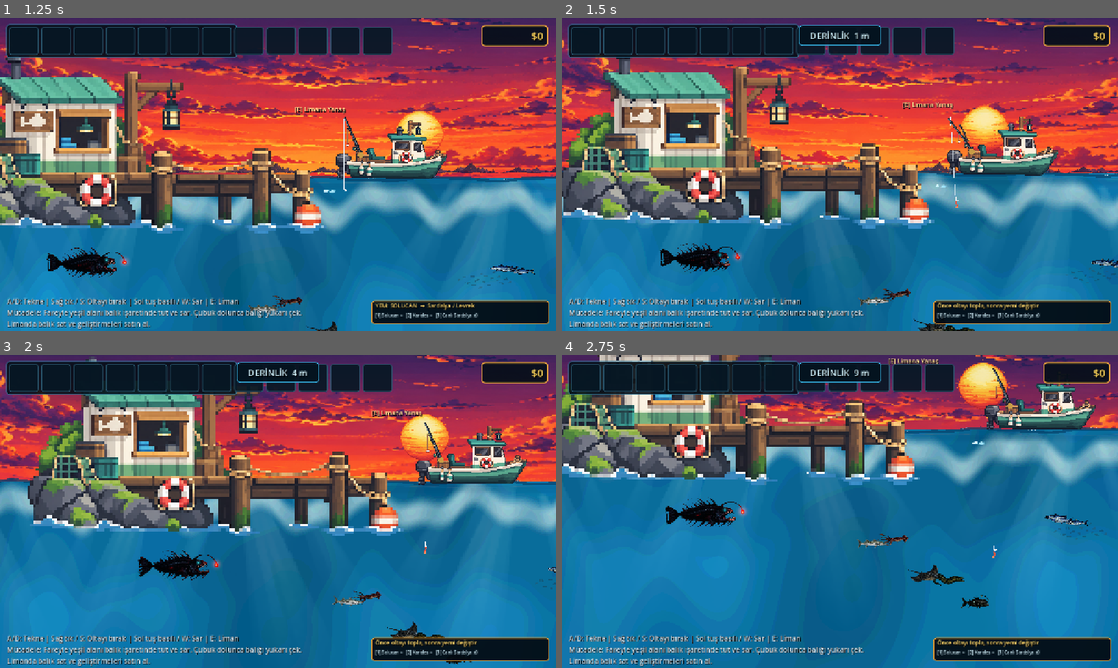
Above: before the commit, frames 1-4 (two rows, left to right).
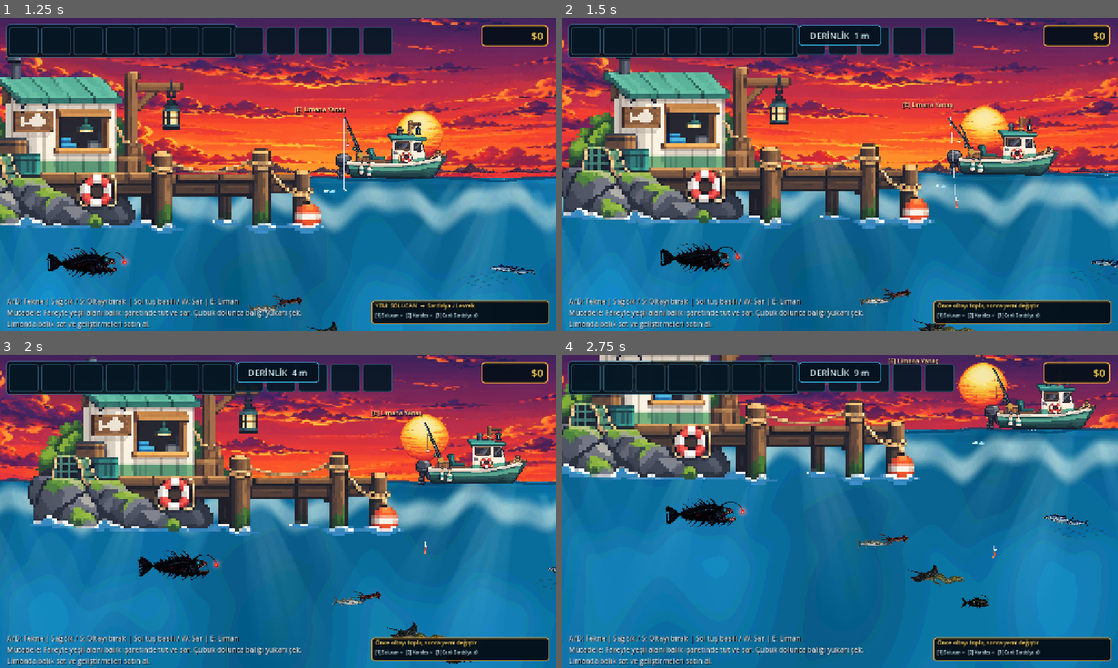
Above: after the commit, the same moments.

Repository: mirackayademir/TinyFisher
Game: Godot game, scene res://scenes/world.tscn
The game is run twice, just before and just after one commit, with the same random seed, the same clock (stepped at 60 frames per second) and the same inputs.
Inputs (mouse positions are in pixels of both pictures, inside the frame that each line leads up to):
- Up to frame 1 (1.25 s): tap Enter at 0.5 s; move the mouse to (400, 158) at 0.52 s; hold D (move_right) from 0.53 s (still down); tap E (dock) at 0.6 s; click (400, 158) at 0.67 s
- Up to frame 2 (1.5 s): move the mouse to (728, 190) at 1.27 s; release D (move_right) at 1.28 s; hold S from 1.28 s (still down); tap 1 at 1.35 s
- Up to frame 3 (2 s): keep holding S
- Up to frame 4 (2.75 s): move the mouse to (895, 442) at 2.02 s; release S at 2.03 s; hold D (move_right) from 2.03 s (still down); tap 2 at 2.1 s

Frame 1 is identical in both runs. In frame 2, less than 0.1% of the frame differs, in the area x 68-75%, y 98-100%; in frame 3, less than 0.1%; in frame 4, 0.2%, in the area x 66-95%, y 50-74%.

Commit message:
Add realistic articulated Moray animation

Diff:
--- a/scenes/fish.gd
+++ b/scenes/fish.gd
@@ -630,8 +630,8 @@
 	rig_jaw = null
 	rig_time = 0.0
 
-	# İlk tek-tek çalışma: yalnızca Barakuda.
-	if fish_type != "Barakuda" or fish_sprite.texture == null:
+	# Wave-1 animasyonlarını tek tek ekliyoruz.
+	if fish_type not in ["Barakuda", "Müren"] or fish_sprite.texture == null:
 		return
 
 	rig_texture_size = fish_sprite.texture.get_size()
@@ -639,18 +639,26 @@
 		return
 
 	articulated_rig = Node2D.new()
-	articulated_rig.name = "BarakudaArticulatedRig"
+	articulated_rig.name = fish_type + "ArticulatedRig"
 	articulated_rig.z_index = fish_sprite.z_index
 	add_child(articulated_rig)
 
-	# Dört örtüşen parça: kuyruk -> arka gövde -> ana gövde -> kafa.
-	# Örtüşme dikişlerin görünmesini engeller; her parça kendi ekleminden döner.
-	rig_tail = _create_rig_region("TailFin", 0.00, 0.28, 0.25, 1)
-	rig_rear_body = _create_rig_region("RearBody", 0.20, 0.53, 0.49, 2)
-	rig_core_body = _create_rig_region("CoreBody", 0.45, 0.79, 0.72, 3)
-	rig_head = _create_rig_region("Head", 0.68, 1.00, 0.70, 4)
-
-	_setup_barracuda_face_details()
+	if fish_type == "Barakuda":
+		# Barakuda: baş stabil, kuyrukta güçlü itiş.
+		rig_tail = _create_rig_region("TailFin", 0.00, 0.28, 0.25, 1)
+		rig_rear_body = _create_rig_region("RearBody", 0.20, 0.53, 0.49, 2)
+		rig_core_body = _create_rig_region("CoreBody", 0.45, 0.79, 0.72, 3)
+		rig_head = _create_rig_region("Head", 0.68, 1.00, 0.70, 4)
+		_setup_barracuda_face_details()
+	elif fish_type == "Müren":
+		# Müren: uzun gövde boyunca daha geniş örtüşme.
+		# Böylece dönüşler kesik değil, baştan kuyruğa akan S kıvrımı gibi görünür.
+		rig_tail = _create_rig_region("MorayTail", 0.00, 0.30, 0.27, 1)
+		rig_rear_body = _create_rig_region("MorayRear", 0.18, 0.50, 0.46, 2)
+		rig_core_body = _create_rig_region("MorayCore", 0.38, 0.72, 0.68, 3)
+		rig_head = _create_rig_region("MorayHead", 0.60, 1.00, 0.64, 4)
+		_setup_moray_face_details()
+
 	fish_sprite.visible = false
 	_update_rig_direction()
 
@@ -716,10 +724,52 @@
 	articulated_rig.add_child(rig_jaw)
 
 
+func _setup_moray_face_details() -> void:
+	# Mürenin solungaç deliği küçük ama ritmik görünür.
+	rig_gill = Line2D.new()
+	rig_gill.name = "MorayGillPulse"
+	rig_gill.width = 1.55
+	rig_gill.default_color = Color(0.10, 0.12, 0.08, 0.62)
+	rig_gill.antialiased = true
+	var gx: float = rig_texture_size.x * 0.785 - rig_texture_size.x * 0.5
+	var gy: float = -rig_texture_size.y * 0.5
+	rig_gill.points = PackedVector2Array([
+		Vector2(gx, gy + rig_texture_size.y * 0.44),
+		Vector2(gx - 2.0, gy + rig_texture_size.y * 0.52),
+		Vector2(gx + 1.0, gy + rig_texture_size.y * 0.59)
+	])
+	rig_gill.z_index = 7
+	articulated_rig.add_child(rig_gill)
+
+	# Müren ağzı doğal olarak sürekli hafif açıktır.
+	# Pusuda yavaş nefesle, saldırıda daha belirgin açılır.
+	rig_jaw = Line2D.new()
+	rig_jaw.name = "MorayJawBreath"
+	rig_jaw.width = 1.25
+	rig_jaw.default_color = Color(0.055, 0.065, 0.045, 0.48)
+	rig_jaw.antialiased = true
+	var y0: float = -rig_texture_size.y * 0.5 + rig_texture_size.y * 0.56
+	rig_jaw.points = PackedVector2Array([
+		Vector2(rig_texture_size.x * 0.80 - rig_texture_size.x * 0.5, y0),
+		Vector2(rig_texture_size.x * 0.90 - rig_texture_size.x * 0.5, y0 + 2.0),
+		Vector2(rig_texture_size.x * 0.985 - rig_texture_size.x * 0.5, y0 + 0.8)
+	])
+	rig_jaw.z_index = 8
+	articulated_rig.add_child(rig_jaw)
+
+
 func _update_articulated_rig(delta: float, speed_ratio: float) -> void:
-	if fish_type != "Barakuda" or articulated_rig == null:
-		return
-
+	if articulated_rig == null:
+		return
+
+	match fish_type:
+		"Barakuda":
+			_update_barracuda_rig(delta, speed_ratio)
+		"Müren":
+			_update_moray_rig(delta, speed_ratio)
+
+
+func _update_barracuda_rig(delta: float, speed_ratio: float) -> void:
 	var speed_factor: float = clampf(speed_ratio, 0.55, 2.6)
 	var cruise_factor: float = lerpf(0.82, 1.72, (speed_factor - 0.55) / 2.05)
 	rig_time += delta * cruise_factor
@@ -741,33 +791,72 @@
 	if rig_core_body != null:
 		rig_core_body.rotation = main_wave * tail_amp * 0.13
 	if rig_head != null:
-		# Baş neredeyse sabit; sadece gerçek balıktaki mikro dengeleme hareketi.
 		rig_head.rotation = -main_wave * deg_to_rad(0.65) + sin(rig_time * 0.92) * deg_to_rad(0.20)
 
-	# Solungaç nefesi.
 	if rig_gill != null:
 		rig_gill.scale.x = lerpf(0.92, 1.10, breath)
 		rig_gill.scale.y = lerpf(0.96, 1.06, breath)
 		rig_gill.default_color.a = lerpf(0.28, 0.62, breath)
 
-	# Çene hareketi: 1–2 piksel; abartısız.
 	if rig_jaw != null:
 		var jaw_points: PackedVector2Array = rig_jaw.points
 		if jaw_points.size() == 3:
 			var jaw_open: float = lerpf(0.0, 1.65, breath)
-			jaw_points[1].y = (
-				-rig_texture_size.y * 0.5
-				+ rig_texture_size.y * 0.59
-				+ 1.5
-				+ jaw_open
-			)
-			jaw_points[2].y = (
-				-rig_texture_size.y * 0.5
-				+ rig_texture_size.y * 0.59
-				+ 0.5
-				+ jaw_open * 0.55
-			)
+			jaw_points[1].y = -rig_texture_size.y * 0.5 + rig_texture_size.y * 0.59 + 1.5 + jaw_open
+			jaw_points[2].y = -rig_texture_size.y * 0.5 + rig_texture_size.y * 0.59 + 0.5 + jaw_open * 0.55
 			rig_jaw.points = jaw_points
+
+	_update_rig_direction()
+
+
+func _update_moray_rig(delta: float, speed_ratio: float) -> void:
+	var speed_factor: float = clampf(speed_ratio, 0.40, 2.9)
+	var motion_rate: float = lerpf(0.68, 1.65, (speed_factor - 0.40) / 2.50)
+	if was_dashing:
+		motion_rate *= 1.28
+	rig_time += delta * motion_rate
+
+	# Müren yılan gibi bütün gövdeyi kullanır.
+	# Faz farkları S kıvrımını kuyruktan başa doğru taşır.
+	var core_wave: float = sin(rig_time * 3.35 + swim_phase)
+	var rear_wave: float = sin(rig_time * 3.35 + swim_phase + 0.92)
+	var tail_wave: float = sin(rig_time * 3.35 + swim_phase + 1.82)
+	var head_wave: float = sin(rig_time * 3.35 + swim_phase - 0.38)
+	var breath: float = (sin(rig_time * 1.28 + swim_phase) + 1.0) * 0.5
+
+	var body_amp: float = deg_to_rad(7.0 + minf(speed_factor, 2.4) * 3.1)
+	if was_dashing:
+		body_amp *= 1.35
+
+	if rig_tail != null:
+		rig_tail.rotation = tail_wave * body_amp * 1.00
+	if rig_rear_body != null:
+		rig_rear_body.rotation = rear_wave * body_amp * 0.72
+	if rig_core_body != null:
+		rig_core_body.rotation = core_wave * body_amp * 0.42
+	if rig_head != null:
+		# Baş gövdeyi takip eder ama avı görebilmek için daha stabil kalır.
+		rig_head.rotation = head_wave * body_amp * 0.13
+
+	# Yılanvari hareket sırasında tüm silüet çok hafif yukarı-aşağı nefes alır.
+	articulated_rig.position.y = sin(rig_time * 1.62 + swim_phase) * 0.85
+
+	if rig_gill != null:
+		rig_gill.scale.x = lerpf(0.88, 1.16, breath)
+		rig_gill.scale.y = lerpf(0.94, 1.10, breath)
+		rig_gill.default_color.a = lerpf(0.36, 0.78, breath)
+
+	if rig_jaw != null:
+		var jaw_points: PackedVector2Array = rig_jaw.points
+		if jaw_points.size() == 3:
+			var base_open: float = lerpf(1.0, 2.8, breath)
+			var attack_open: float = 3.8 if was_dashing else 0.0
+			var jaw_open: float = base_open + attack_open
+			var jaw_y: float = -rig_texture_size.y * 0.5 + rig_texture_size.y * 0.56
+			jaw_points[1].y = jaw_y + 2.0 + jaw_open
+			jaw_points[2].y = jaw_y + 0.8 + jaw_open * 0.62
+			rig_jaw.points = jaw_points
+		rig_jaw.default_color.a = 0.62 if was_dashing else lerpf(0.36, 0.55, breath)
 
 	_update_rig_direction()
 
@@ -937,5 +1026,6 @@
 	fish_sprite.scale = base_sprite_scale
 	if articulated_rig != null:
 		articulated_rig.rotation = 0.0
+		articulated_rig.position = Vector2.ZERO
 		articulated_rig.modulate = Color.WHITE
 		_update_rig_direction()
